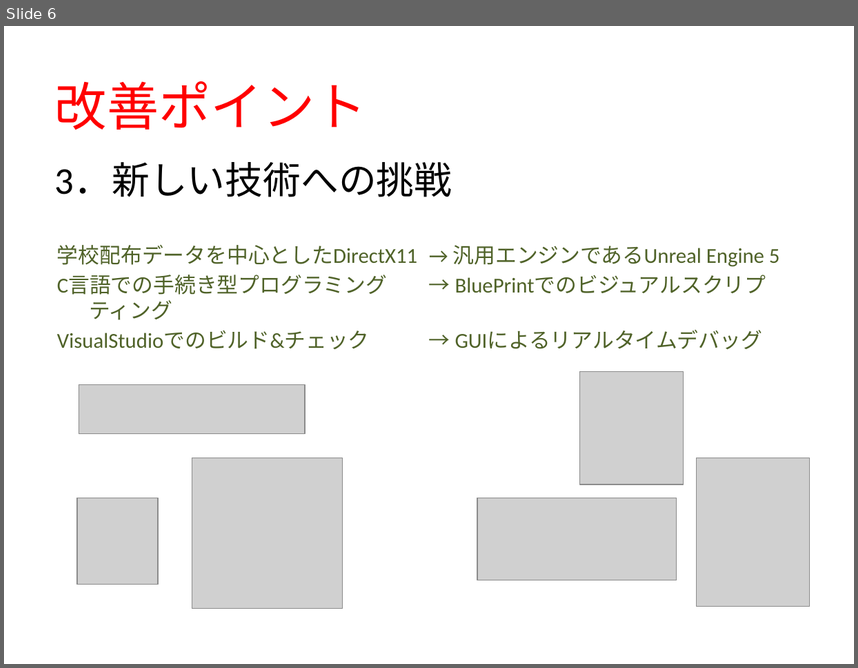
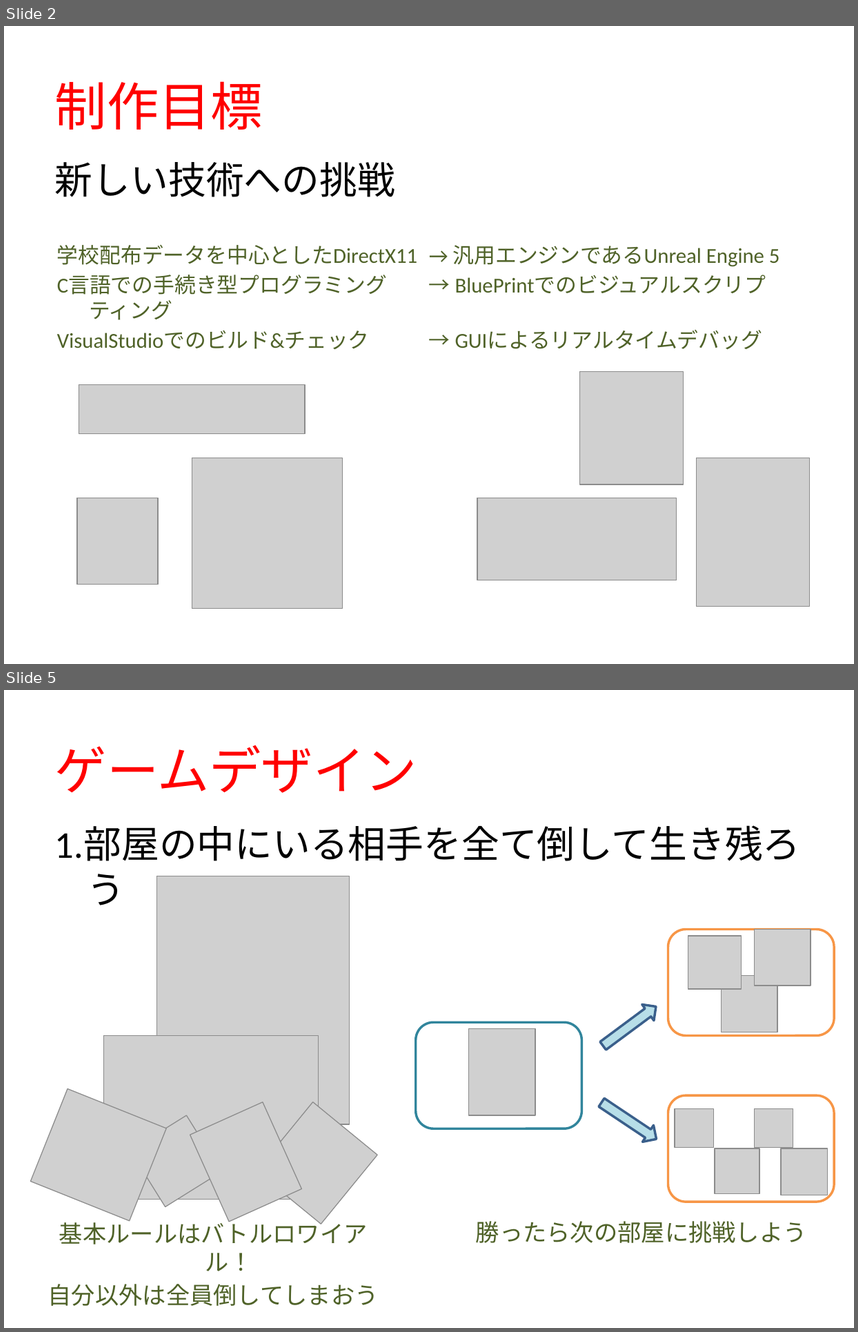
Before and after one commit to POCHOMKIN06/HF21, a slide deck: 企画書4.pptx. Shown one above the other, each under a label of ours: slide 6 before the commit, slides 2 and 5 after it; the slides between them are not shown. The pictures are 858x668 and 858x1332 pixels, drawn with LibreOffice and Linux fonts; fonts in the diff are those of the drawing; grey boxes stand for pictures. Boxes give left, top, right and bottom in pixels: in the first picture for what was removed or moved away, otherwise in the second. Text is boxed around its words. In the diff, an @@ line names an element or a change of style, - is before the commit and + after.

```diff
--- a/企画書4.pptx
+++ b/企画書4.pptx
@@ slide 5 added at box(4, 690, 854, 1328), background #FFFFFF @@
@@ title added at box(55, 745, 417, 793), 44 pt, text #FF0000 @@
+ゲームデザイン
@@ text added at box(55, 827, 801, 861), 32 pt, text #000000 @@
+1.部屋の中にいる相手を全て倒して生き残ろう
@@ picture added at box(157, 876, 350, 1125) @@
@@ rounded rectangle added at box(668, 929, 833, 1035), fill #FFFFFF, outline #F79646 2 pt @@
@@ picture added at box(688, 936, 742, 989) @@
@@ picture added at box(755, 929, 811, 985) @@
@@ picture added at box(722, 976, 777, 1032) @@
@@ right arrow added at box(597, 998, 662, 1053), fill #B7DEE8, outline #3A5F8C 2 pt @@
@@ picture added at box(103, 1035, 319, 1199) @@
@@ rounded rectangle added at box(415, 1023, 582, 1129), fill #FFFFFF, outline #31859C 2 pt @@
@@ picture added at box(469, 1028, 535, 1115) @@
@@ picture added at box(31, 1089, 167, 1221) @@
@@ picture added at box(190, 1102, 302, 1221) @@
@@ picture added at box(257, 1102, 377, 1224) @@
@@ right arrow added at box(596, 1094, 662, 1147), fill #B7DEE8, outline #3A5F8C 2 pt @@
@@ rounded rectangle added at box(668, 1096, 833, 1202), fill #FFFFFF, outline #F79646 2 pt @@
@@ picture added at box(130, 1115, 221, 1207) @@
@@ picture added at box(675, 1108, 714, 1147) @@
@@ picture added at box(755, 1108, 794, 1147) @@
@@ picture added at box(715, 1148, 760, 1193) @@
@@ picture added at box(781, 1148, 828, 1195) @@
@@ text added at box(48, 1219, 379, 1305), 20 pt, text #4F6228 @@
+基本ルールはバトルロワイアル！
+自分以外は全員倒してしまおう
@@ text added at box(476, 1221, 807, 1243), 20 pt, text #4F6228 @@
+勝ったら次の部屋に挑戦しよう
@@ what was slide 6 is now slide 2 @@
@@ slide 2 changed as well @@
@@ title at box(55, 81, 263, 129): text changed @@
-改善ポイント
+制作目標
@@ text at box(55, 162, 395, 197): text changed @@
-3．新しい技術への挑戦
+新しい技術への挑戦
```
Also in this commit, not shown: 4 other slides changed, 4 other slides added, 2 slides removed, 42 other files.
